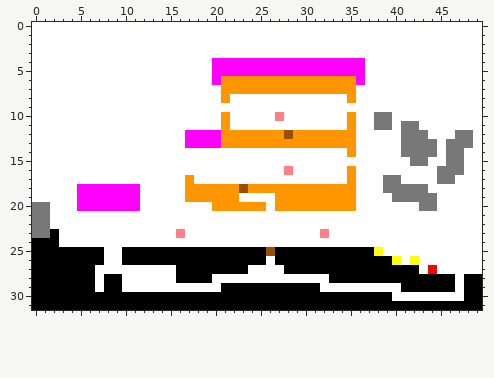
A pixel-art sprite gets an edit: stg/st1/map_f.png. Above: the version before the commit.
The file is 50x32 pixels.
The result:
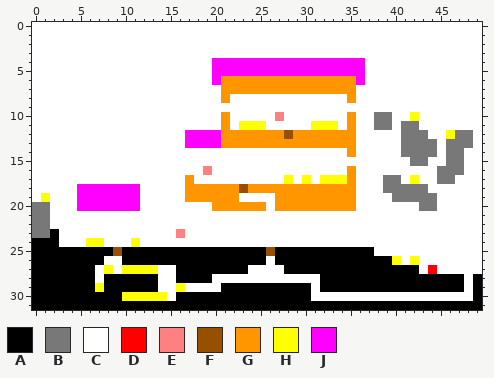
Palette (. is transparent): A #000000  B #787878  C #ffffff  D #ff0000  E #ff8080  F #965000  G #ff9600  H #ffff00  J #ff00ff
What changed:
The author changed colour C to colour A in row 25 at x 8; in row 28 at x 10 to 13, 32 and 47; in row 29 at x 10 to 13, 32 to 40 and 47.
The author changed colour A to colour C in row 28 at x 48; in row 29 at x 31 and 48; in row 30 at x 15, 31 to 39 and 48.
The author changed colour E to colour C in row 16 at x 28; in row 23 at x 32.
The author changed colour H to colour C in row 25 at x 38.
The author changed colour C to colour E in row 16 at x 19.
The author changed colour C to colour F in row 25 at x 9.
The author changed colour A to colour H in row 30 at x 10 to 14.
The author changed colour C to colour H in row 10 at x 42; in row 11 at x 23 to 25 and 31 to 33; in row 12 at x 46; in row 17 at x 28, 30, 32 to 34 and 42; in row 19 at x 1; in row 24 at x 6 to 7 and 11.
The author changed colour C to colour H in row 27 at x 8 and 10 to 13; in row 29 at x 7 and 16.
